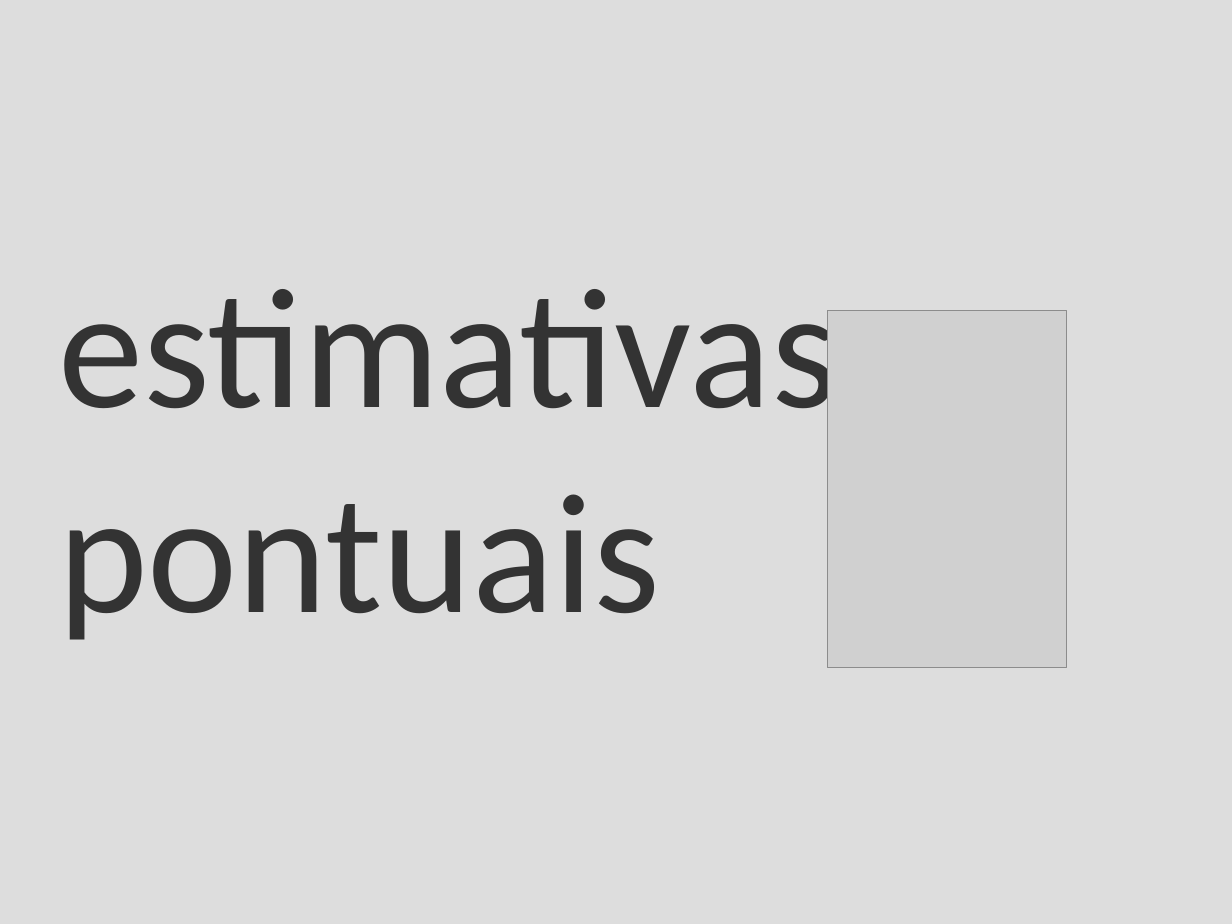
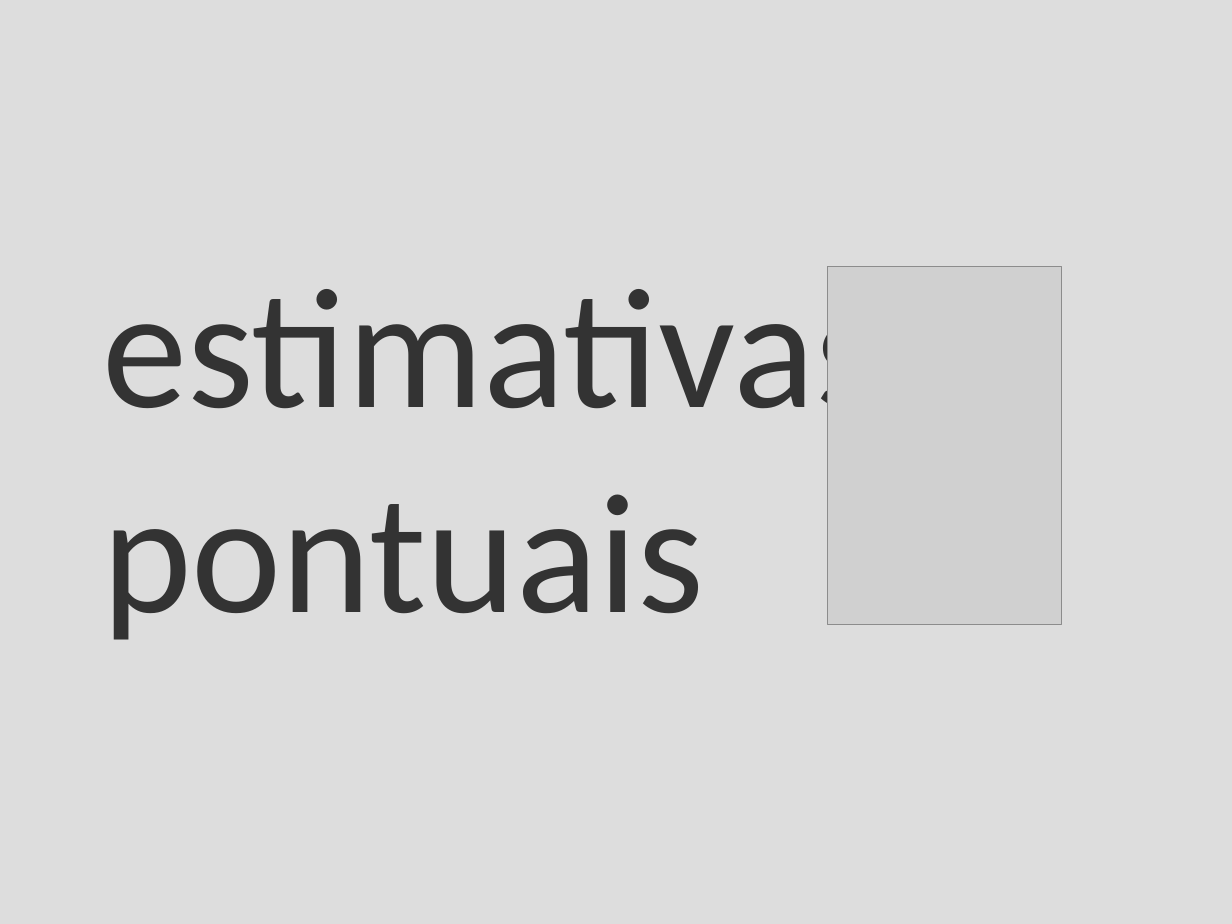
Before and after one commit to leouieda/phd-thesis, a slide deck: slide 89 of presentation/moho.odp (slide 88 before the commit). Drawn at 1232x924 pixels with LibreOffice and Linux fonts; fonts in the diff are those of the drawing; grey boxes stand for pictures. Boxes give left, top, right and bottom in pixels: in the first picture for what was removed or moved away, otherwise in the second. Text is boxed around its words. In the diff, an @@ line names an element or a change of style, - is before the commit and + after.

```diff
--- a/presentation/moho.odp
+++ b/presentation/moho.odp
@@ title "estimativas pontuais" rewrapped from bbox=[58, 289, 838, 640] to bbox=[102, 266, 882, 640] @@
@@ picture: place and size @@
-picture at bbox=[827, 311, 1067, 669]
+picture at bbox=[827, 266, 1062, 624]
```
Also in this commit, not shown: 17 other slides changed, 12 slides added, 11 slides removed.
